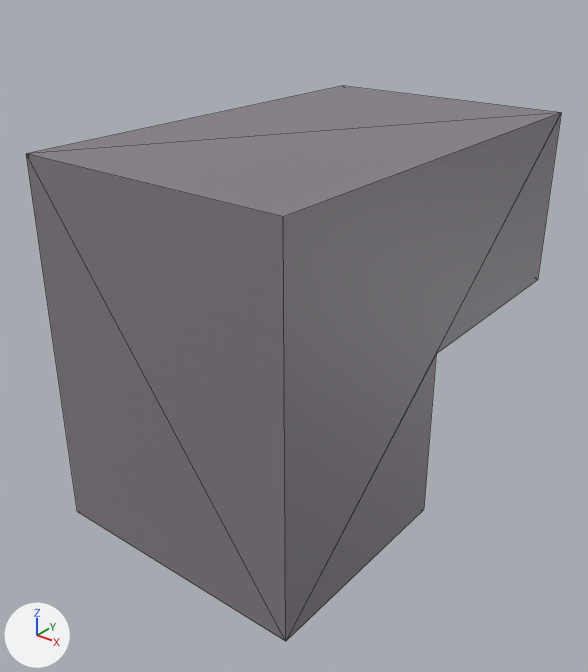
One commit to the glTF model Resources/obj/Gun/Gun.gltf: the scene before it, then after it.
One viewpoint serves both versions: a 50 mm camera at (0.446, -0.598, 0.334) aimed at (0.008, -0.051, -0.005). Arrows for +X, +Y and +Z are at lower left; the lights stay in place. Mesh edges are drawn as thin lines. Where no turn or scale is listed for an object, it has been applied to the vertices. Vertices at the same position are counted once.

In view in the first picture: '立方体'.
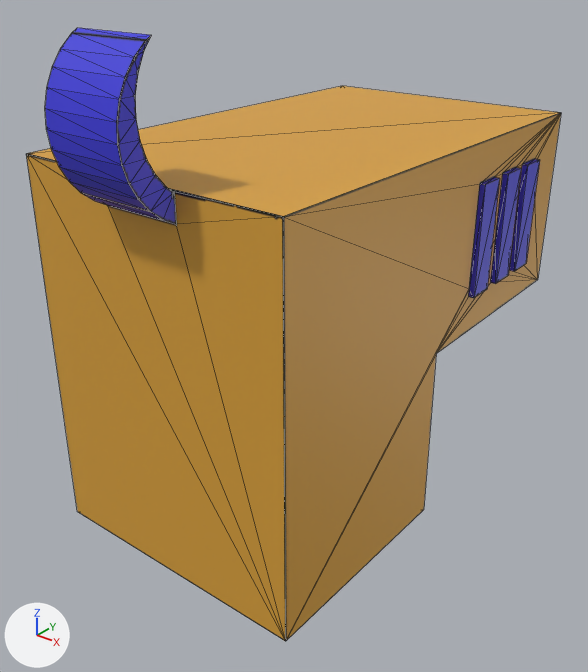
Boxes (x1, y1, x2, y2) around the edits, measured in the pictures (588 x 672 px):
'立方体', surface changed, reshaped (grey to brown, 10% taller)
    before: (26, 86, 561, 641)
    after: (26, 28, 561, 641)
part 1 of me_立方体, built on
    before: (27, 113, 561, 641)
    after: (27, 28, 561, 641)
part 2 of me_立方体, surface changed (grey to brown)
    both: (26, 86, 560, 641)

What the commit changed:
Picture 'guntest' (img_guntest) is new.
Material 'マテリアル' (mat_マテリアル) changes its picture from img_gray2x2 to img_guntest.
me_立方体 is used by ob_立方体; location (0.0, 0.0, 0.0).
me_立方体 had 12 vertices, 20 faces and spanned x -0.134..0.134, y -0.219..0.219, z -0.179..0.179.
me_立方体 now has 120 vertices, 236 faces and spans x -0.139..0.139, y -0.264..0.219, z -0.179..0.281.
Part 1, on me_立方体:
6 faces are deleted.
62 vertices are added at x -0.139..0.134, y -0.264..0.167, z 0.035..0.281.
24 new vertices lie (0.005, 0.0, 0.0) away from vertices in x -0.139..0.134, y 0.052..0.167, z 0.035..0.143.
22 new vertices lie (0.074, 0.0, 0.0) away from vertices in x -0.037, y -0.264..-0.219, z 0.155..0.281.
222 new faces join them.
me_立方体 part 2: 14 kept faces spanning x -0.134..0.134, y -0.219..0.219, z -0.179..0.179 get new texture (UV) coordinates.
